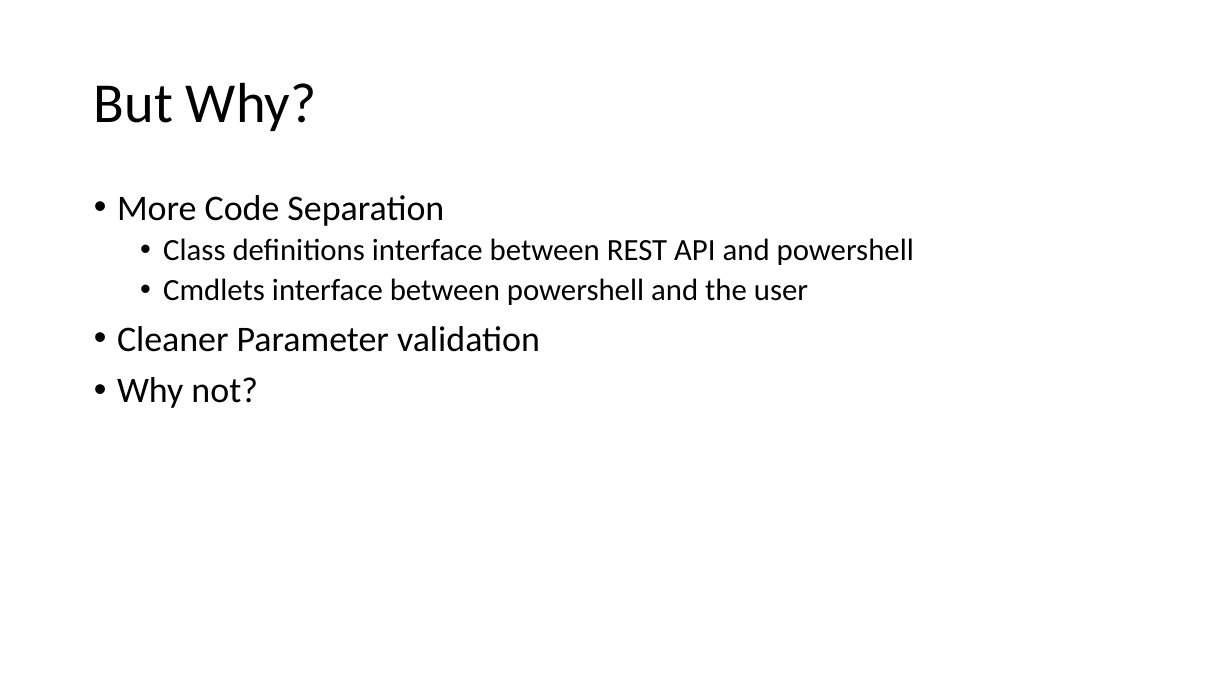
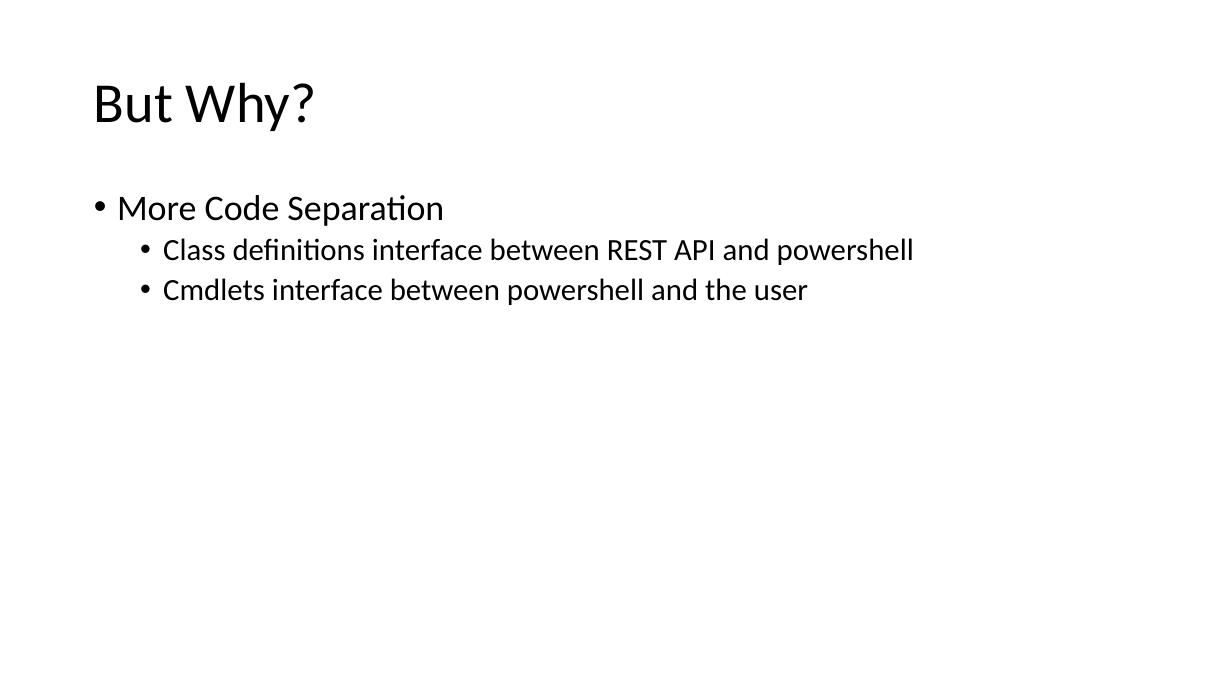
Before and after one commit to murrahjm/PSSummit2018, a slide deck: slide 10 of Presentation.pptx. Drawn at 1232x693 pixels with LibreOffice and Linux fonts; fonts in the diff are those of the drawing; background and template pictures are left out. Boxes give left, top, right and bottom in pixels: in the first picture for what was removed or moved away, otherwise in the second. Text is boxed around its words. In the diff, an @@ line names an element or a change of style, - is before the commit and + after.

```diff
--- a/Presentation.pptx
+++ b/Presentation.pptx
@@ text at [117, 326, 540, 408]: paragraphs removed @@
-• Cleaner Parameter validation
-• Why not?
```
Also in this commit, not shown: 1 slide added, 12 other files.
